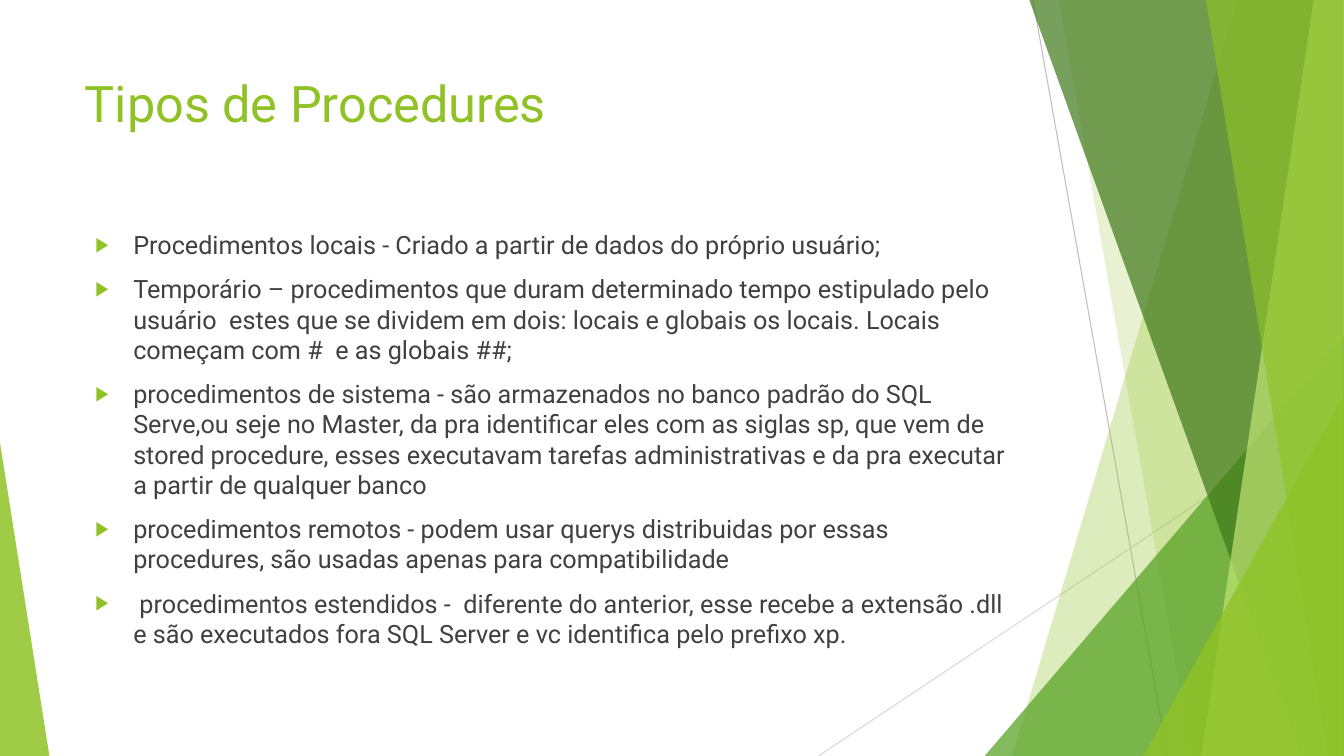
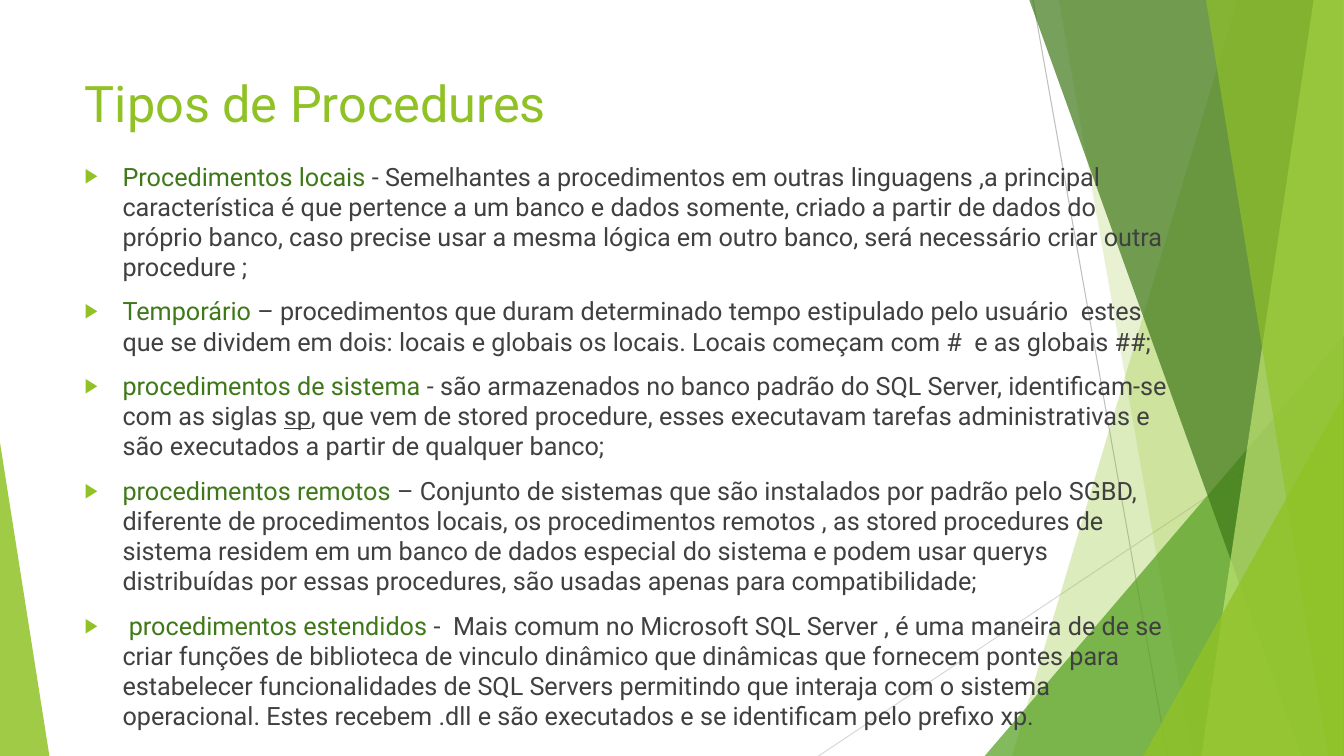
Before and after one commit to programador-cyberpunk/monitoria_SQL, a slide deck: slide 4 of Stored Procedure – conceito e utilidades.pptx. Drawn at 1344x756 pixels with LibreOffice and Linux fonts; fonts in the diff are those of the drawing. Boxes give left, top, right and bottom in pixels: in the first picture for what was removed or moved away, otherwise in the second. Text is boxed around its words. In the diff, an @@ line names an element or a change of style, - is before the commit and + after.

```diff
--- a/Stored Procedure – conceito e utilidades.pptx
+++ b/Stored Procedure – conceito e utilidades.pptx
@@ text "Procedimentos locais - Semelhantes a ...": place and size @@
-text "Procedimentos locais - Semelhantes a ..." at <box>133,235,1004,648</box>
+text "Procedimentos locais - Semelhantes a ..." at <box>123,163,1166,731</box>
@@ text at <box>123,163,1162,281</box>: text changed @@
-▶ Procedimentos locais - Criado a partir de dados do próprio usuário;
+▶ Procedimentos locais - Semelhantes a procedimentos em outras linguagens ,a principal característica é que pertence a um banco e dados somente, criado a partir de dados do próprio banco, caso precise usar a mesma lógica em outro banco, será necessário criar outra procedure ;
@@ text at <box>123,298,1142,357</box>: text colour #404040 to #3F7819 in "Temporário" @@
@@ text at <box>123,372,1166,731</box>: text changed @@
-▶ procedimentos de sistema - são armazenados no banco padrão do SQL Serve,ou seje no Master, da pra identificar eles com as siglas sp, que vem de stored procedure, esses executavam tarefas administrativas e da pra executar a partir de qualquer banco
-▶ procedimentos remotos - podem usar querys distribuidas por essas procedures, são usadas apenas para compatibilidade
-▶ procedimentos estendidos - diferente do anterior, esse recebe a extensão .dll e são executados fora SQL Server e vc identifica pelo prefixo xp.
+▶ procedimentos de sistema - são armazenados no banco padrão do SQL Server, identificam-se com as siglas sp, que vem de stored procedure, esses executavam tarefas administrativas e são executados a partir de qualquer banco;
+▶ procedimentos remotos – Conjunto de sistemas que são instalados por padrão pelo SGBD, diferente de procedimentos locais, os procedimentos remotos , as stored procedures de sistema residem em um banco de dados especial do sistema e podem usar querys distribuídas por essas procedures, são usadas apenas para compatibilidade;
+▶ procedimentos estendidos - Mais comum no Microsoft SQL Server , é uma maneira de de se criar funções de biblioteca de vinculo dinâmico que dinâmicas que fornecem pontes para estabelecer funcionalidades de SQL Servers permitindo que interaja com o sistema operacional. Estes recebem .dll e são executados e se identificam pelo prefixo xp.
```
Also in this commit, not shown: 2 slides added, 1 other file.
